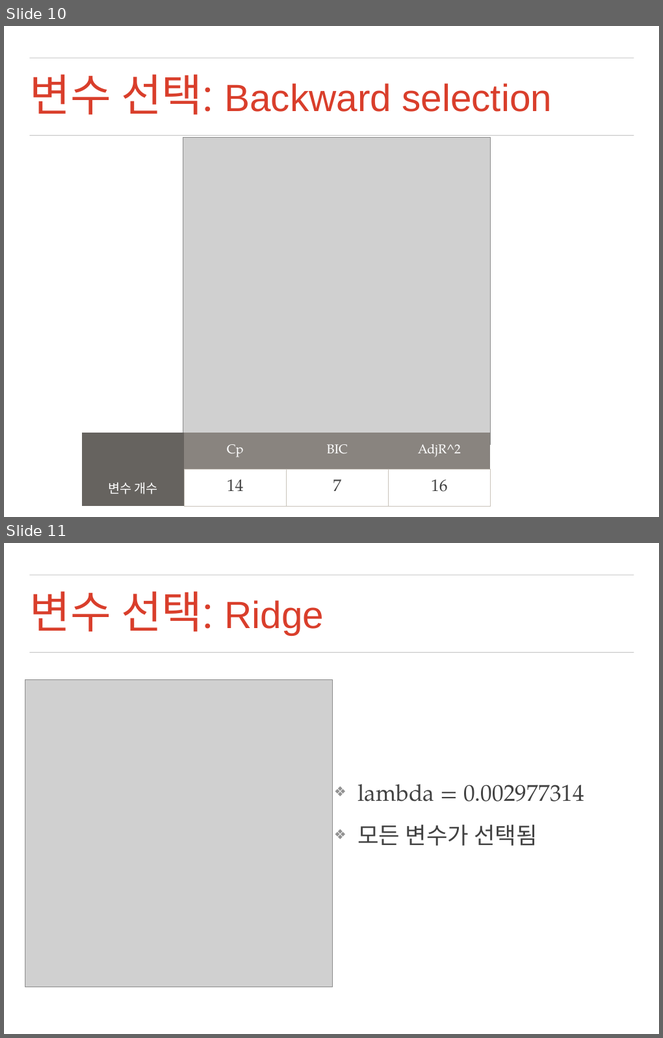
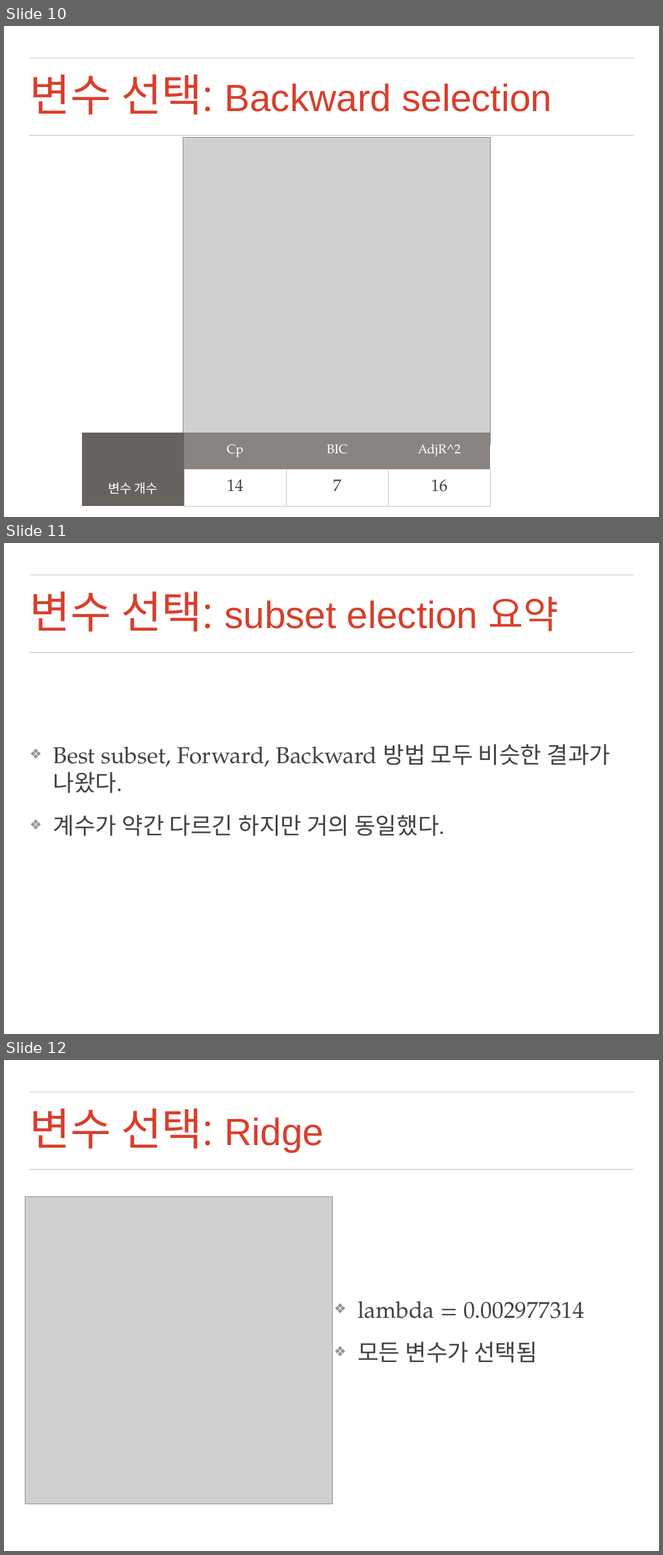
Before and after one commit to mrlee23/bankruptcy-prediction, a slide deck: presentation.pptx. Shown one above the other, each under a label of ours: slides 10 and 11 before the commit, slides 10, 11 and 12 after it. The pictures are 663x1038 and 663x1555 pixels, drawn with LibreOffice and Linux fonts; fonts in the diff are those of the drawing; grey boxes stand for pictures; background and template pictures are left out. Boxes give left, top, right and bottom in pixels: in the first picture for what was removed or moved away, otherwise in the second. Text is boxed around its words. In the diff, an @@ line names an element or a change of style, - is before the commit and + after.

```diff
--- a/presentation.pptx
+++ b/presentation.pptx
@@ slide 11 added at <box>4,543,659,1034</box>, background picture (left out); not listed: 2 template elements that a slide beside it also shows @@
@@ title added at <box>29,591,559,632</box>, 59.4 pt, text #D93E2B @@
+변수 선택: subset election 요약
@@ text added at <box>53,744,611,836</box>, 36 pt, text #414141 @@
+❖ Best subset, Forward, Backward 방법 모두 비슷한 결과가 나왔다.
+❖ 계수가 약간 다르긴 하지만 거의 동일했다.
@@ what was slide 11 is now slide 12 @@
```
Also in this commit, not shown: 1 slide changed, 5 other slides added, 1 other file.
